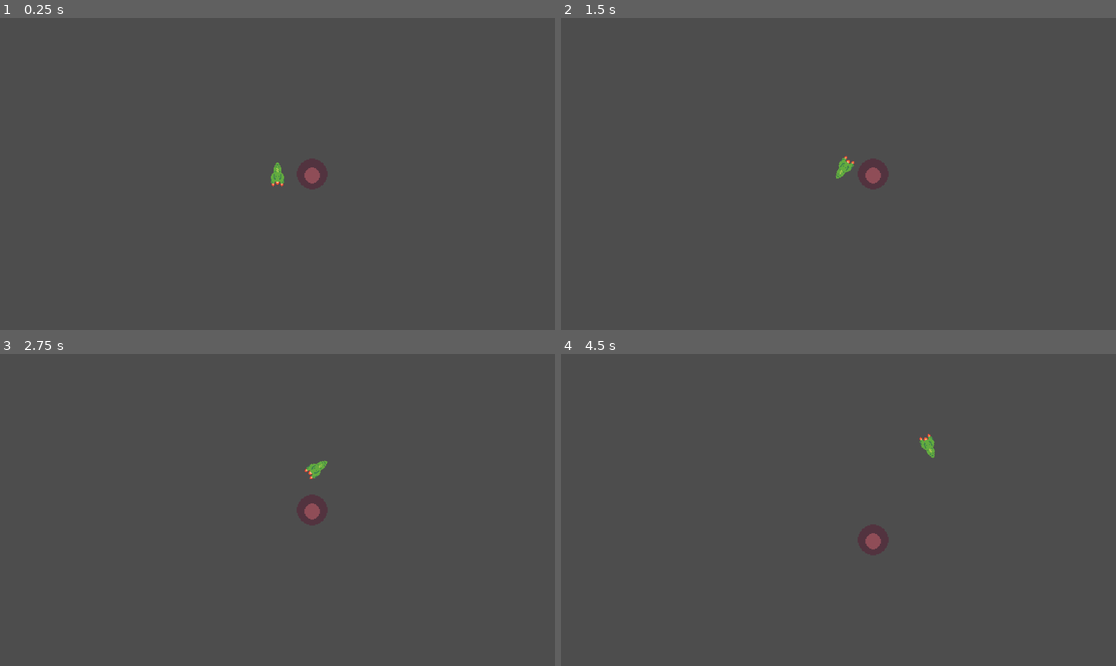
Above: before the commit, frames 1-4 (two rows, left to right).
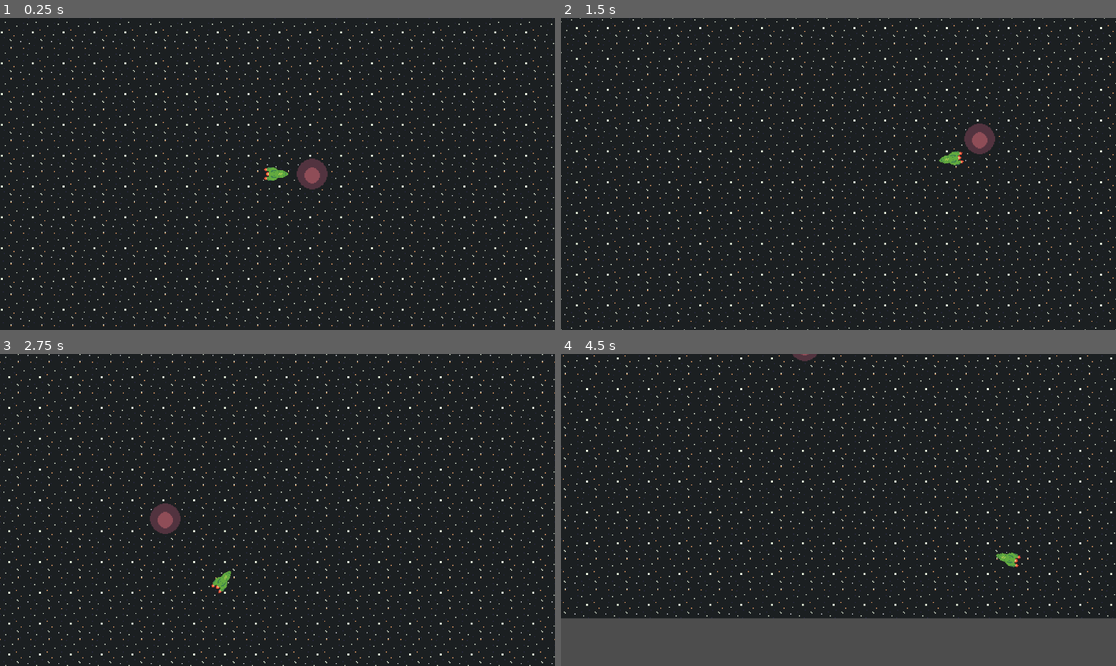
Above: after the commit, the same moments.

Repository: MylesJPritchett/game-dev
Game: Godot game, scene res://node_2d.tscn
Same seed, same stepped clock (60 frames per second), same inputs: the game is played once before the commit and once after it.
Inputs (mouse positions are in pixels of both pictures, inside the frame that each line leads up to):
- Up to frame 1 (0.25 s): no input
- Up to frame 2 (1.5 s): tap Enter at 0.5 s; move the mouse to (960, 158) at 0.52 s; hold D (right) 0.53-1.28 s; move the mouse to (727, 189) at 1.27 s; hold S (down) from 1.28 s (still down)
- Up to frame 3 (2.75 s): move the mouse to (333, 441) at 2.02 s; release S (down) at 2.03 s; hold D (right) from 2.03 s (still down)
- Up to frame 4 (4.5 s): move the mouse to (810, 572) at 2.77 s; release D (right) at 2.78 s; hold W (up) 2.78-3.53 s; move the mouse to (1005, 556) at 3.52 s; hold A (left) from 3.53 s (still down); move the mouse to (672, 463) at 4.27 s

The runs differ from the first frame. In frame 1, 99% of the frame differs, in the area x 0-100%, y 0-100%; in frame 2, 99%; in frame 3, 99%; in frame 4, 84%.

Commit message:
better player and camera movement

Diff:
--- /dev/null
+++ b/Camera2D.gd
@@ -0,0 +1,13 @@
+extends Camera2D
+
+
+# Called when the node enters the scene tree for the first time.
+func _ready():
+	pass # Replace with function body.
+
+
+# Called every frame. 'delta' is the elapsed time since the previous frame.
+func _process(delta):
+	var mouse_offset:Vector2 = (Vector2i(get_viewport().get_mouse_position()) - get_viewport().size / 2)
+	self.position = lerp(Vector2(), mouse_offset.normalized() * 500, mouse_offset.length() / 1000)
+	pass
--- a/node_2d.tscn
+++ b/node_2d.tscn
@@ -1,8 +1,10 @@
-[gd_scene load_steps=6 format=3 uid="uid://dr6nq5uif06x7"]
+[gd_scene load_steps=8 format=3 uid="uid://dr6nq5uif06x7"]
 
 [ext_resource type="Script" path="res://ship1.gd" id="1_2tfwe"]
+[ext_resource type="Texture2D" uid="uid://otxgcvspngoy" path="res://sprites/backtile1.png" id="1_n4jjy"]
 [ext_resource type="Texture2D" uid="uid://cacv40fd7xk67" path="res://sprites/ship1.png" id="1_w0ynh"]
 [ext_resource type="Texture2D" uid="uid://brrms3ejji142" path="res://sprites/planet1.png" id="2_0r3a5"]
+[ext_resource type="Script" path="res://Camera2D.gd" id="5_rgck8"]
 
 [sub_resource type="CapsuleShape2D" id="CapsuleShape2D_dcp0v"]
 
@@ -11,29 +13,32 @@
 
 [node name="Node2D" type="Node2D"]
 
-[node name="CharacterBody2D" type="CharacterBody2D" parent="."]
+[node name="TextureRect" type="TextureRect" parent="."]
+texture_filter = 1
+offset_left = -574.0
+offset_top = -403.0
+offset_right = 724.0
+offset_bottom = 283.0
+texture = ExtResource("1_n4jjy")
+stretch_mode = 1
+
+[node name="PinJoint2D" type="PinJoint2D" parent="."]
+node_a = NodePath("../player")
+node_b = NodePath("../RigidBody2D2")
+
+[node name="player" type="CharacterBody2D" parent="."]
 motion_mode = 1
 script = ExtResource("1_2tfwe")
 
-[node name="CollisionShape2D" type="CollisionShape2D" parent="CharacterBody2D"]
+[node name="CollisionShape2D" type="CollisionShape2D" parent="player"]
+position = Vector2(-2, 0)
+rotation = 4.71239
 shape = SubResource("CapsuleShape2D_dcp0v")
 
-[node name="Ship1" type="Sprite2D" parent="CharacterBody2D"]
+[node name="Ship1" type="Sprite2D" parent="player"]
 texture_filter = 1
-position = Vector2(0, -1)
+rotation = 1.5708
 texture = ExtResource("1_w0ynh")
-
-[node name="Camera2D" type="Camera2D" parent="CharacterBody2D"]
-zoom = Vector2(2, 2)
-position_smoothing_enabled = true
-position_smoothing_speed = 30.0
-drag_horizontal_enabled = true
-drag_vertical_enabled = true
-drag_left_margin = 0.4
-drag_top_margin = 0.4
-drag_right_margin = 0.4
-drag_bottom_margin = 0.4
-editor_draw_drag_margin = true
 
 [node name="RigidBody2D" type="RigidBody2D" parent="."]
 position = Vector2(36, 0)
@@ -45,3 +50,11 @@
 [node name="Planet1" type="Sprite2D" parent="RigidBody2D"]
 texture_filter = 1
 texture = ExtResource("2_0r3a5")
+
+[node name="RigidBody2D2" type="RigidBody2D" parent="."]
+
+[node name="camera" type="Camera2D" parent="RigidBody2D2"]
+zoom = Vector2(2, 2)
+position_smoothing_speed = 500.0
+editor_draw_screen = false
+script = ExtResource("5_rgck8")
--- a/ship1.gd
+++ b/ship1.gd
@@ -1,21 +1,38 @@
 extends CharacterBody2D
 
 
-const ACCELERATION = 10 #pixels/sec/sec
-const MAX_SPEED = 30 #pixels/sec
+const FORWARD_ACCELERATION = 100 #pixels/sec/sec
+const SIDE_AND_BACK_ACCELERATION = 50 #pixels/sec/sec
+const MAX_SPEED = 200 #pixels/sec
 const ROTATION_SPEED = 5 #radians/sec
 
 
 
 
+func get_input():
+
+	look_at(get_global_mouse_position())
+
+
 
 func _physics_process(delta):
-	var move_input = Input.get_axis("up", "down")
-	var rotate_direction = Input.get_axis("left", "right")
 
-	velocity +=  transform.y * move_input * ACCELERATION
+
+	var forward_input = -1 * Input.get_axis("up", "down")
+	var strafe_input = Input.get_axis("left", "right")
+
+	var thrust_force :Vector2
+
+	get_input()
+
+	thrust_force += transform.x * forward_input * FORWARD_ACCELERATION * delta
+	thrust_force += transform.y * strafe_input * SIDE_AND_BACK_ACCELERATION * delta
+
+	velocity += thrust_force
+
+	velocity.x = clamp(velocity.x, -MAX_SPEED, MAX_SPEED)
 	velocity.y = clamp(velocity.y, -MAX_SPEED, MAX_SPEED)
-	velocity.x = clamp(velocity.x, -MAX_SPEED, MAX_SPEED)
-	rotation += rotate_direction * ROTATION_SPEED * delta
+
+
 	print(velocity)
 	move_and_slide()
Binary file added: sprites/backtile1.aseprite
Binary file added: sprites/backtile1.png
Not shown, added: sprites/backtile1.png.import
